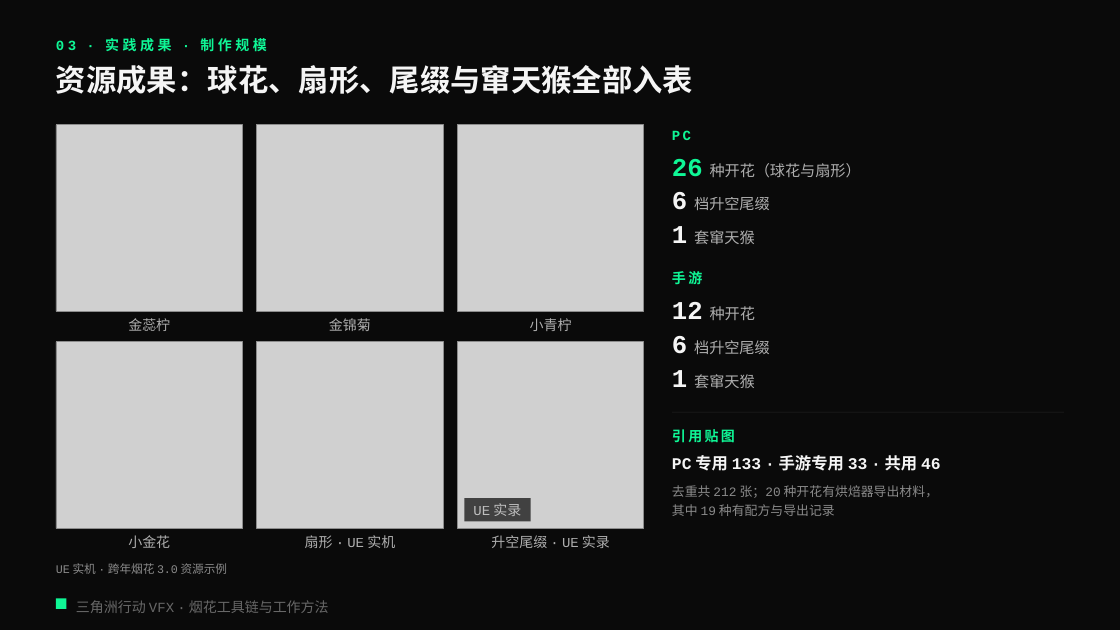
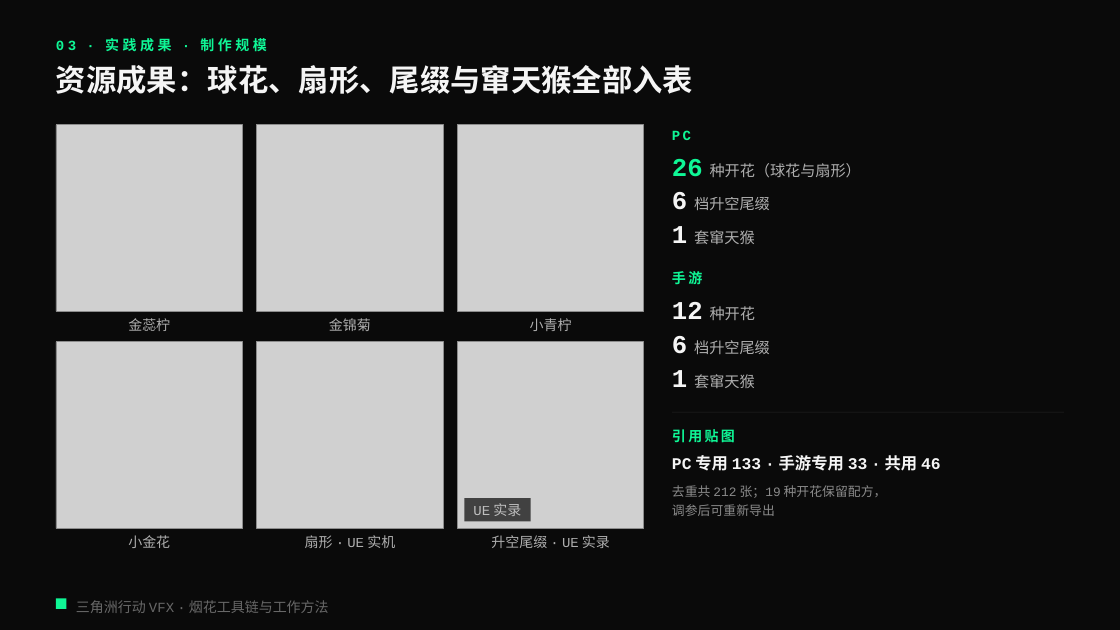
Before and after one commit to loccmaiii-lang/FireWorksLab, a slide deck: slide 11 of 协作/提示词/分享PPT交接_2026-10-29/第四版交付_云端/烟花秀AI全流程_第四版v2.pptx. Drawn at 1120x630 pixels with LibreOffice and Linux fonts; fonts in the diff are those of the drawing; grey boxes stand for pictures. Boxes give left, top, right and bottom in pixels: in the first picture for what was removed or moved away, otherwise in the second. Text is boxed around its words. In the diff, an @@ line names an element or a change of style, - is before the commit and + after.

```diff
--- a/协作/提示词/分享PPT交接_2026-10-29/第四版交付_云端/烟花秀AI全流程_第四版v2.pptx
+++ b/协作/提示词/分享PPT交接_2026-10-29/第四版交付_云端/烟花秀AI全流程_第四版v2.pptx
@@ text at (672, 485, 887, 516): text changed @@
-去重共 212 张；20 种开花有烘焙器导出材料，
-其中 19 种有配方与导出记录
+去重共 212 张；19 种开花保留配方，
+调参后可重新导出
@@ text removed at (56, 563, 228, 574) @@
-UE 实机 · 跨年烟花 3.0 资源示例
```
Also in this commit, not shown: 9 other slides changed, 10 other files.
